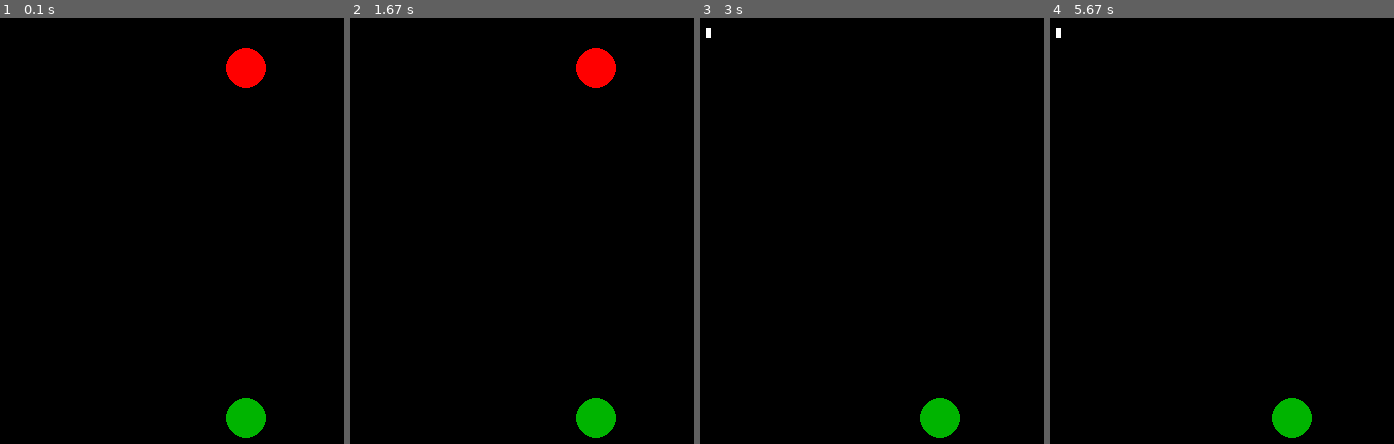
Above: before the commit, frames 1-4 (left to right).
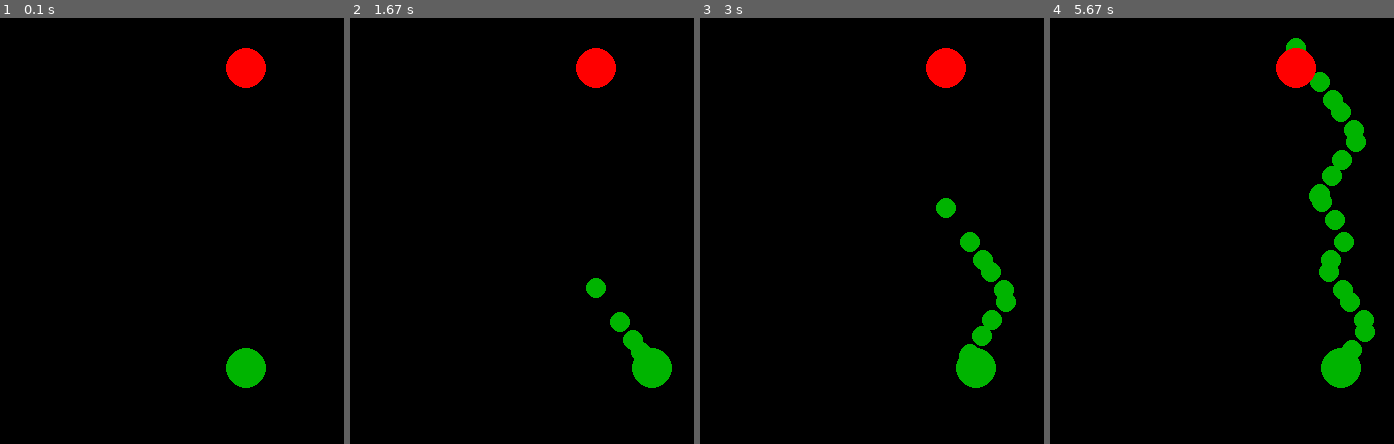
Above: after the commit, the same moments.

Repository: timoogo/pygame_space-invader
Game: pygame game, started from __main__.py
Same seed, same stepped clock (60 frames per second), same inputs: the game is played once before the commit and once after it.
Inputs:
- Up to frame 1 (0.1 s): no input
- Up to frame 2 (1.67 s): hold Space 0.33-0.8 s; hold Right 0.33-0.8 s; hold Right 0.83-1.3 s; tap Space at 0.9, 1.2, 1.4 s; tap D at 0.98 s; hold Right from 1.33 s (still down)
- Up to frame 3 (3 s): tap Space at 1.7, 1.9, 2.2, 2.47, 2.77, 2.9 s; release Right at 1.8 s; hold Left 1.83-2.37 s; hold Left 2.4-2.8 s; tap D at 2.55 s; hold Right from 2.83 s (still down)
- Up to frame 4 (5.67 s): tap Space at 3.2, 3.57, 3.87, 4.07, 4.37, 4.57, 4.87, 5.07, 5.37, 5.63 s; release Right at 3.47 s; hold Left 3.5-3.97 s; hold Right 4-4.47 s; tap D at 4.15 s; hold Right 4.5-4.97 s; hold Left 5-5.53 s; hold Left from 5.57 s (still down)

The runs differ from the first frame. In frame 1, 1.7% of the frame differs, in the area x 65-78%, y 77-99%; in frame 2, 2.4%; in frame 3, 4.2%; in frame 4, 6.0%, in the area x 1-95%, y 2-99%.

Commit message:
Shoot ally

Diff:
--- a/Enemy.py
+++ b/Enemy.py
@@ -1,29 +1,38 @@
+import timeit
 
 import pygame
 from Projectile import Projectile
+import time
+
+
 class Enemy:
-    def __init__(self, screen):
+    def __init__(self, screen, player, tab_enemies):
         self.screen = screen
         self.speed = 50
-        self.pos = [250,50]
+        self.pos = [250, 50]
         self.state = True
         self.cooldown = 0.25
-        self.projectile_instance = Projectile(screen, self.pos, self)
         self.bulletColor = (255, 0, 0)
         self.bulletPos = [250, 55]
         self.enemyColor = (255, 15, 0)
         self.radius = 20
+        self.player = player
+        self.projectiles = []
+        self.tab_enemies = tab_enemies
 
     def Draw(self):
-        pygame.draw.circle(self.screen, (self.bulletColor), self.pos, self.radius)
-        pygame.draw.circle(self.screen, (self.bulletColor), self.bulletPos, self.radius/5)
+        pygame.draw.circle(self.screen, self.bulletColor, self.pos, self.radius)
+        pygame.draw.circle(self.screen, self.bulletColor, self.bulletPos, self.radius/5)
 
     def Move(self, dir):
         self.pos[0] += dir * self.speed
         print(self.speed)
+
     def Shoot(self):
-        keys = pygame.key.get_pressed()
-        if keys[pygame.K_e]:
-            self.Draw()
-            self.projectile_instance.owner = "Enemy"
-            self.projectile_instance.WhoShot()
+        next_shoot = 1
+        print(time.time())
+        if next_shoot <= self.cooldown:
+            self.projectiles.append(Projectile(self.pos, self.screen, "Enemy"))
+
+            next_shoot -= timeit.timeit("Shoot()", number=1000)
+            print("shoot")
--- a/Player.py
+++ b/Player.py
@@ -1,22 +1,24 @@
 import pygame
 from Projectile import Projectile
-from time import sleep
-color = (0, 0, 0)
+color = (255, 0, 0)
+
 
 class Player:
-    def __init__(self, screen):
+    def __init__(self, screen, tab_enemies):
         self.speed = 0.75
-        self.pos = [250, 400]
-        self.projectile_instance = Projectile(self.pos, screen, self)
         self.screen_x = screen.get_width()
+        self.screen_y = screen.get_height()
+        self.offset_y = 150
+        self.screen = screen
+        self.pos = [self.screen_x / 2, self.screen_y - self.offset_y]
         self.alive = True
         self.debug = True
         self.cooldown = 0.25
-        self.screen = screen
         self.radius = 20
-        self.bulletPos = [250, 395]
+        self.bulletPos = self.pos
         self.bulletColor = (255, 0, 0)
-
+        self.projectiles = []
+        self.tab_enemies = tab_enemies
 
     def Draw(self):
         pygame.draw.circle(self.screen, (0, 180, 0), self.pos, self.radius)
@@ -24,18 +26,20 @@
             pygame.draw.rect(self.screen, color, (0, 300, self.screen_x, 600))
         else:
             self.Update()
+            for s in self.projectiles:
+                s.Draw()
+
     def Update(self):
         self.OnMoveEvent()
+        for s in self.projectiles:
+            s.Move()
+
     def OnMoveEvent(self):
         keys = pygame.key.get_pressed()
         if keys[pygame.K_q] or keys[pygame.K_LEFT]:
             self.Move(-1)
         if keys[pygame.K_d] or keys[pygame.K_RIGHT]:
             self.Move(1)
-        if keys[pygame.K_SPACE]:
-            self.Shoot()
-            print(sleep(2))
-
 
     def OnCollisionEvent(self, event):
         if event.key == pygame.K_k:
@@ -44,19 +48,18 @@
             self.alive = True
 
     def Move(self, dir):
-        self.pos[0] += dir * self.speed
-        if self.pos[0] <= 0 + self.radius:
-            self.pos[0] = self.radius
-        if self.pos[0] >= self.screen_x - self.radius:
-            self.pos[0] = self.screen_x - self.radius
-        print(self.speed)
-
-    def Shoot(self):
-        self.projectile_instance.owner = "Player"
-        self.projectile_instance.WhoShot()
-        self.projectile_instance.Draw()
+        if self.alive:
+            self.pos[0] += dir * self.speed
+            if self.pos[0] <= 0 + self.radius:
+                self.pos[0] = self.radius
+            if self.pos[0] >= self.screen_x - self.radius:
+                self.pos[0] = self.screen_x - self.radius
+            print(self.speed)
 
     def Die(self):
         if self.alive and self.debug:
             self.alive = False
             print(self.alive)
+
+    def Shoot(self):
+        self.projectiles.append(Projectile(self.pos, self.screen, "Player"))
--- a/Projectile.py
+++ b/Projectile.py
@@ -1,25 +1,27 @@
 import pygame
 
-projectiles = []
+
 class Projectile:
     def __init__(self, pos, screen,owner):
         self.color = (255, 255, 255)
         self.width = 2
-        self.speed = 15
-        self.position = pos
+        self.speed = 1
+        self.vel = 1.15
+        self.position = []
+        self.position.append(pos[0])
+        self.position.append(pos[1])
+
+        self.owner = owner
         self.screen = screen
-        self.owner = owner
-        self.bulletForm = (10, 10, 5,10)
+        self.bulletForm = (10, 10, 50,100)
         self.hasShot = False
+        self.projectiles = []
 
     def Draw(self):
-        if self.hasShot:
-                pygame.draw.rect(self.screen, self.color, self.bulletForm)
-                print("shoot")
+        pygame.draw.circle(self.screen, (0, 180, 0), self.position, 10)
 
-    def WhoShot(self):
+    def Move(self):
         if self.owner == "Player":
-            print("from Player")
-            self.hasShot = True
-        if self.owner == "Enemy":
-            print("from enemy")
+            self.position[1] -= self.speed
+        else:
+            self.position[1] += self.speed
--- a/__main__.py
+++ b/__main__.py
@@ -1,34 +1,38 @@
+from Player import *
+from Enemy import *
+from Projectile import *
 import pygame
-from Player import Player
-from Enemy import Enemy
-from time import sleep
+
 module_charge = pygame.init()
-print (module_charge)
+print(module_charge)
 
 # Variable to keep the main loop game_is_running
 game_is_running = True
 
 favicon = "assets/space_invader_logo.png"
 
-screen = pygame.display.set_mode((500,500))
-#fullscreen = pygame.display.set_mode((0,0), pygame.FULLSCREEN)
+screen = pygame.display.set_mode((500, 500))
+# fullscreen = pygame.display.set_mode((0,0), pygame.FULLSCREEN)
 pygame.display.set_caption("Space Invader by timogo")
 img = pygame.image.load(favicon).convert()
 print(img)
 i = 0
-player = Player(screen)
-enemy = Enemy(screen)
+tmp_pos = (0, 0)
+tab_enemies = []
+player = Player(screen, tab_enemies)
+enemy = Enemy(screen,player,  tab_enemies)
+tab_enemies.append(Enemy(screen, player, tab_enemies))
 while game_is_running:
-      screen.fill((0,0,0))
-      i += 1
-      for event in pygame.event.get():
-            if event.type == pygame.KEYDOWN:
-                  enemy.Shoot()
-                  # player.OnMoveEvent(event)
-                  player.OnCollisionEvent(event)
-            if event.type == pygame.QUIT:
-                game_is_running = False
+    screen.fill((0, 0, 0))
+    i += 1
+    keys = pygame.key.get_pressed()
+    for event in pygame.event.get():
+        enemy.Shoot()
+        if keys[pygame.K_SPACE]:
+            player.Shoot()
+        if event.type == pygame.QUIT:
+            game_is_running = False
 
-      player.Draw()
-      enemy.Draw()
-      pygame.display.flip()
+    player.Draw()
+    enemy.Draw()
+    pygame.display.flip()
